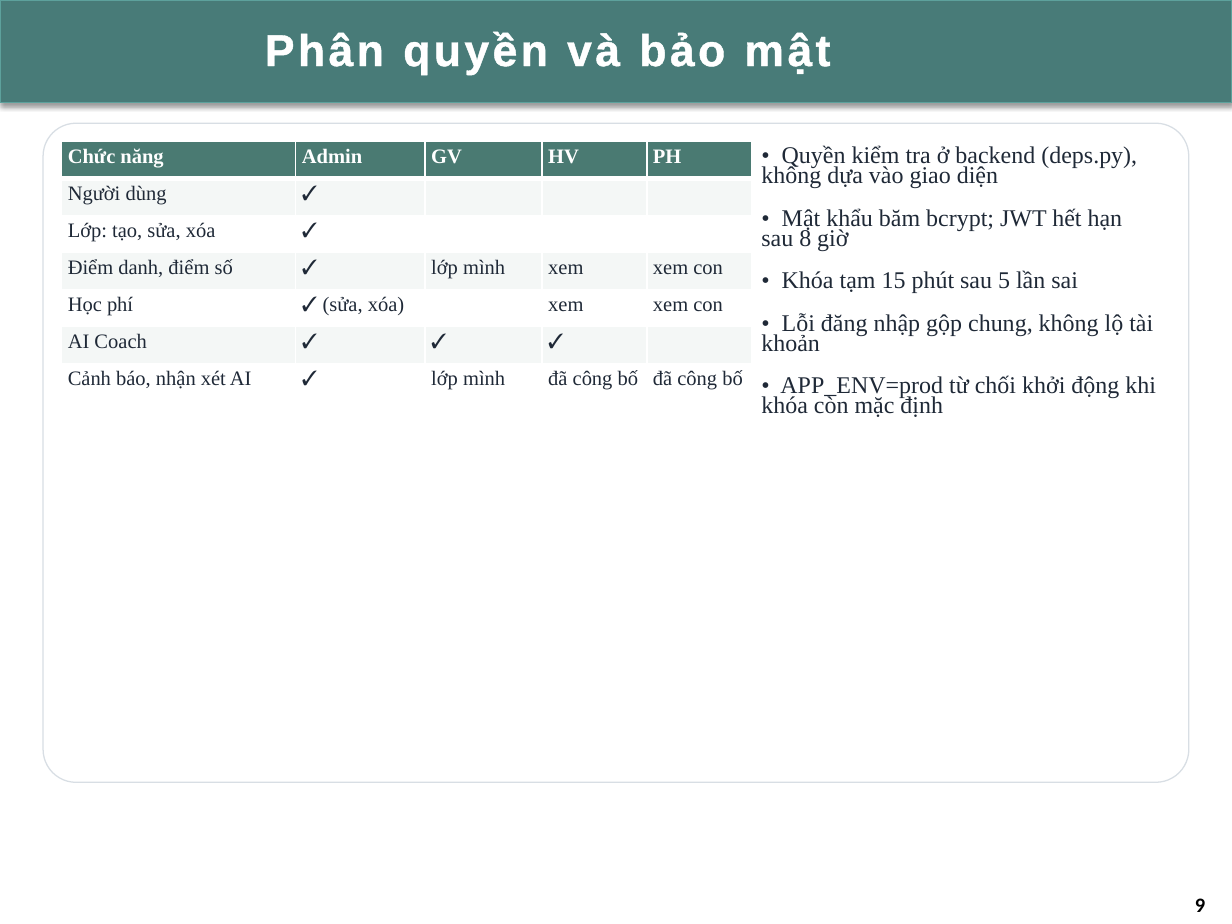
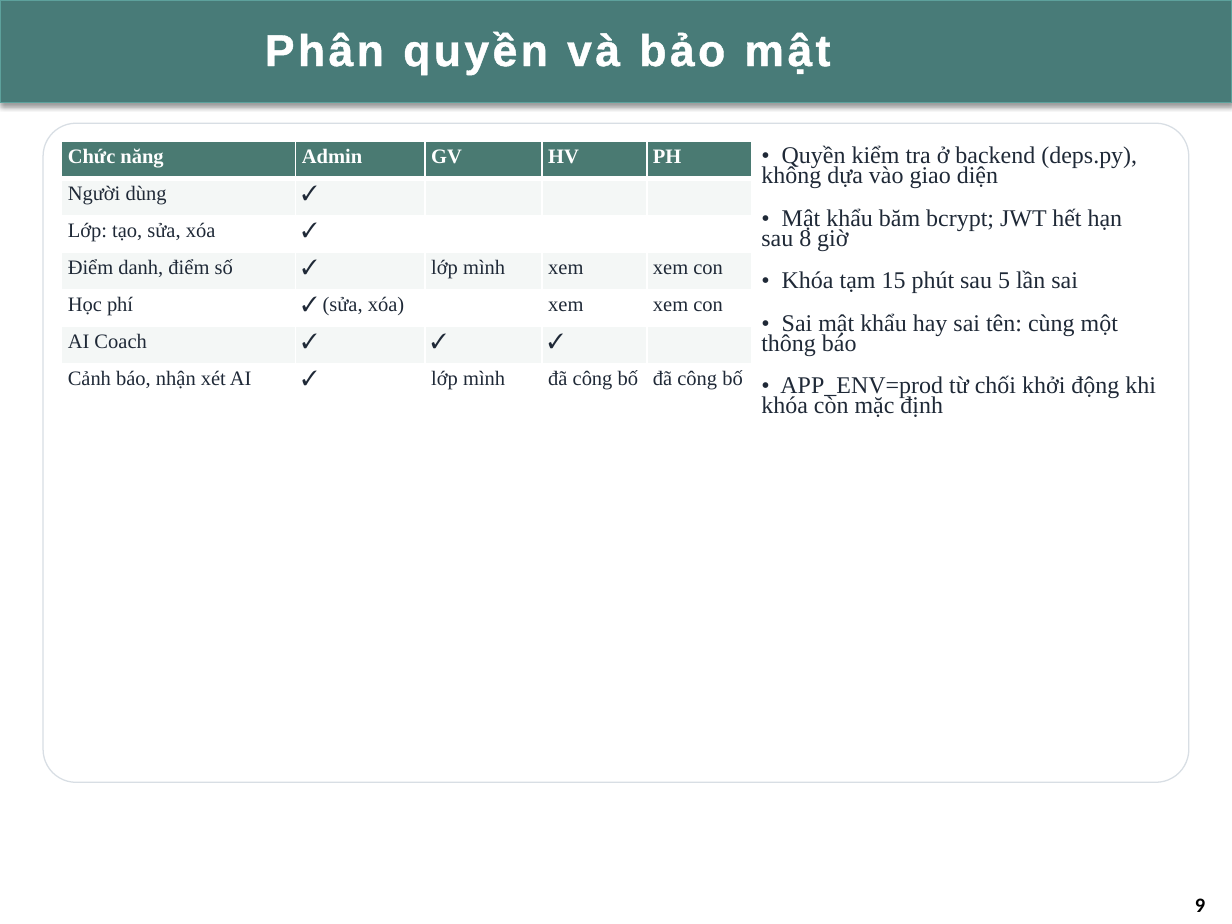
Before and after one commit to thaiphatcaifa/HKII-FastAPI, a slide deck: slide 9 of Documentations/EduCenter_Group03_Presentation.pptx. Drawn at 1232x924 pixels with LibreOffice and Linux fonts; fonts in the diff are those of the drawing; background and template pictures are left out. Boxes give left, top, right and bottom in pixels: in the first picture for what was removed or moved away, otherwise in the second. Text is boxed around its words. In the diff, an @@ line names an element or a change of style, - is before the commit and + after.

```diff
--- a/Documentations/EduCenter_Group03_Presentation.pptx
+++ b/Documentations/EduCenter_Group03_Presentation.pptx
@@ text at [761, 313, 1118, 356]: text changed @@
-• Lỗi đăng nhập gộp chung, không lộ tài khoản
+• Sai mật khẩu hay sai tên: cùng một thông báo
```
Also in this commit, not shown: 1 other slide changed, 9 other files.
